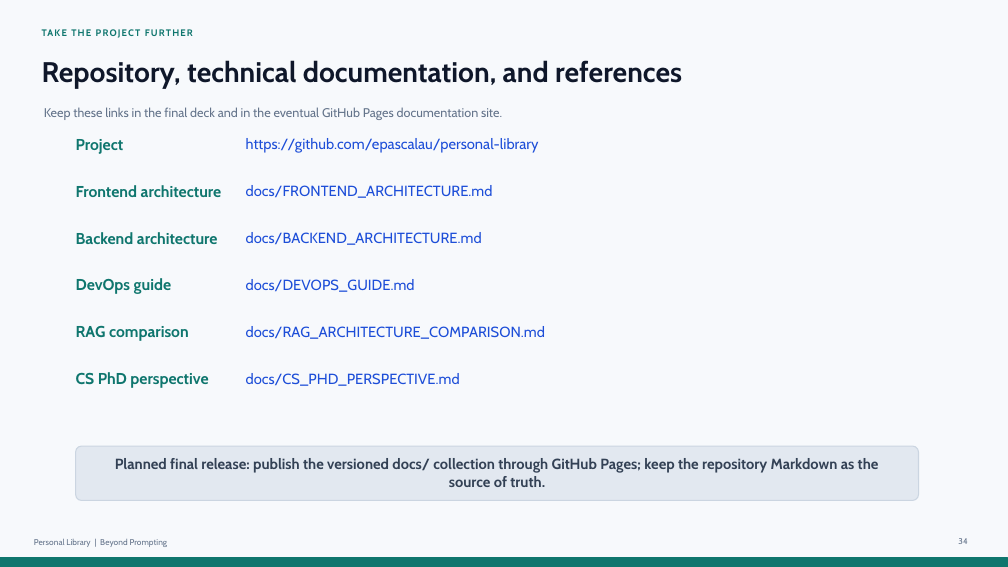
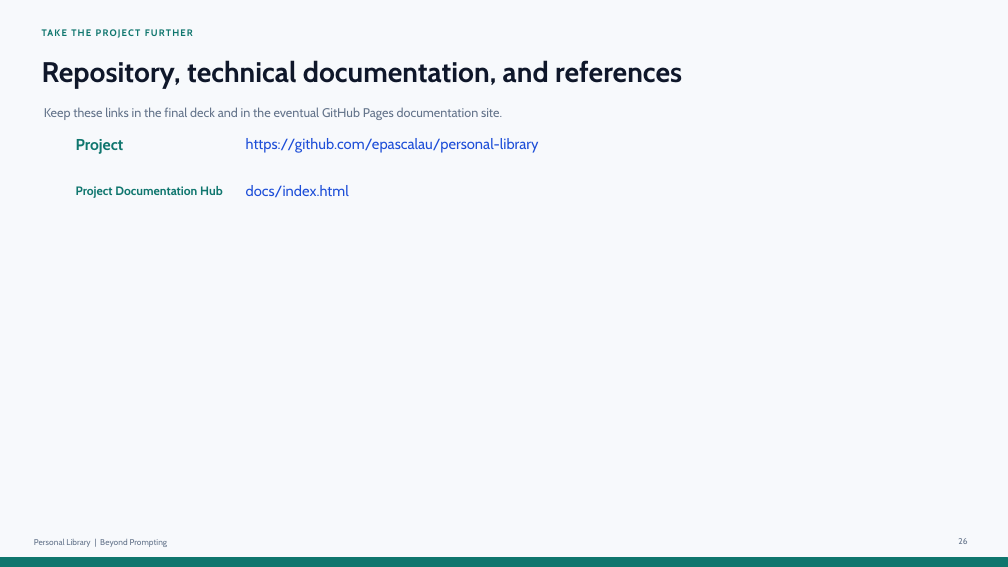
Before and after one commit to epascalau/personal-library, a slide deck: slide 26 of docs/presentations/beyond-prompting-local-rag.pptx (slide 34 before the commit). Drawn at 1008x567 pixels with LibreOffice and Linux fonts; fonts in the diff are those of the drawing. Boxes give left, top, right and bottom in pixels: in the first picture for what was removed or moved away, otherwise in the second. Text is boxed around its words. In the diff, an @@ line names an element or a change of style, - is before the commit and + after.

```diff
--- a/docs/presentations/beyond-prompting-local-rag.pptx
+++ b/docs/presentations/beyond-prompting-local-rag.pptx
@@ text at bbox=[76, 186, 223, 198]: text changed; size 15 to 11.6 pt @@
-Frontend architecture
+Project Documentation Hub
@@ text at bbox=[246, 185, 349, 198]: text changed @@
-docs/FRONTEND_ARCHITECTURE.md
+docs/index.html
@@ text removed at bbox=[76, 232, 218, 244] @@
-Backend architecture
@@ text removed at bbox=[246, 232, 482, 245] @@
-docs/BACKEND_ARCHITECTURE.md
@@ text removed at bbox=[76, 278, 171, 294] @@
-DevOps guide
@@ text removed at bbox=[246, 279, 415, 292] @@
-docs/DEVOPS_GUIDE.md
@@ text removed at bbox=[76, 325, 189, 341] @@
-RAG comparison
@@ text removed at bbox=[246, 326, 545, 339] @@
-docs/RAG_ARCHITECTURE_COMPARISON.md
@@ text removed at bbox=[76, 372, 208, 388] @@
-CS PhD perspective
@@ text removed at bbox=[246, 373, 460, 386] @@
-docs/CS_PHD_PERSPECTIVE.md
@@ rounded rectangle removed at bbox=[76, 446, 919, 501] @@
@@ text removed at bbox=[115, 458, 879, 487] @@
-Planned final release: publish the versioned docs/ collection through GitHub Pages; keep the repository Markdown as the source of truth.
@@ page number at bbox=[958, 538, 967, 544]: text changed @@
-34
+26
```
Also in this commit, not shown: 15 other slides changed, 3 slides added, 11 slides removed, 4 other files.
